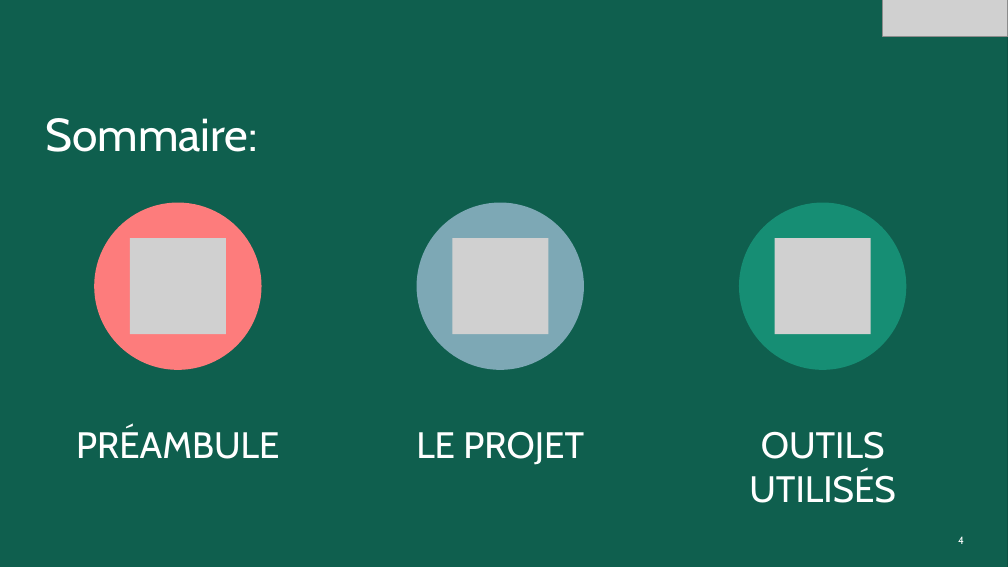
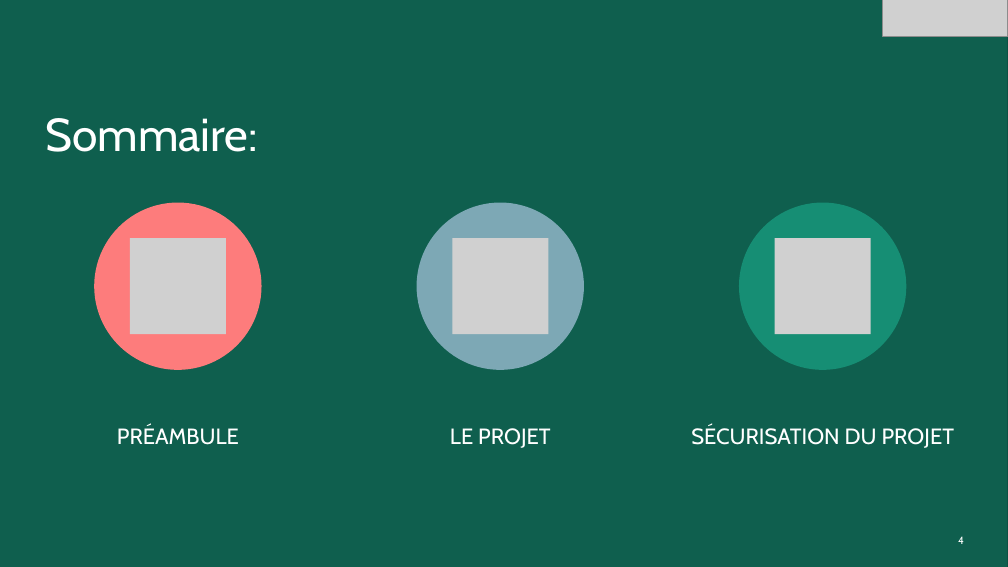
Before and after one commit to NathanMana/OrdOn, a slide deck: slide 4 of Rendus du 18/OrdONprésentation.pptx. Drawn at 1008x567 pixels with LibreOffice and Linux fonts; fonts in the diff are those of the drawing; grey boxes stand for pictures; background and template pictures are left out. Boxes give left, top, right and bottom in pixels: in the first picture for what was removed or moved away, otherwise in the second. Text is boxed around its words. In the diff, an @@ line names an element or a change of style, - is before the commit and + after.

Commit message:
update powerpoint

```diff
--- a/Rendus du 18/OrdONprésentation.pptx
+++ b/Rendus du 18/OrdONprésentation.pptx
@@ text "PRÉAMBULE" at box(117, 425, 239, 445): size 35 to 21 pt; less space between paragraphs @@
@@ text "LE PROJET" at box(450, 428, 550, 448): size 35 to 21 pt; less space between paragraphs @@
@@ text at box(691, 425, 954, 448): text changed; size 35 to 21 pt @@
-OUTILS UTILISÉS
+SÉCURISATION DU PROJET
```
Also in this commit, not shown: 3 other slides changed, 1 slide added.
